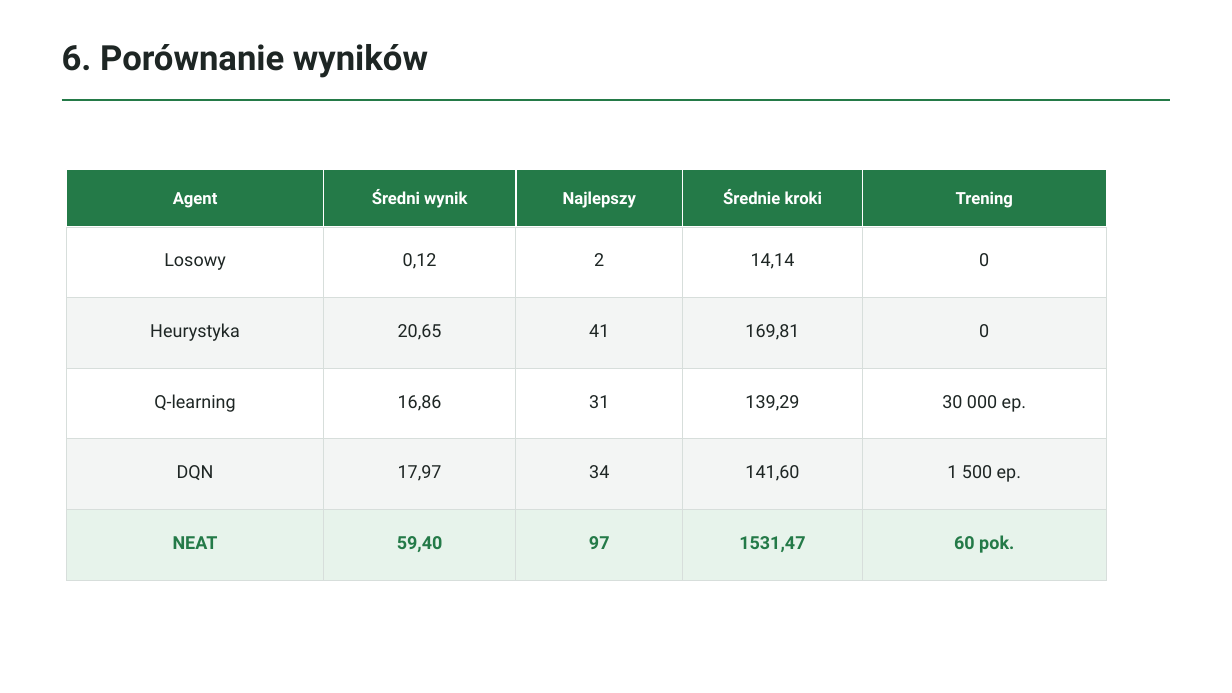
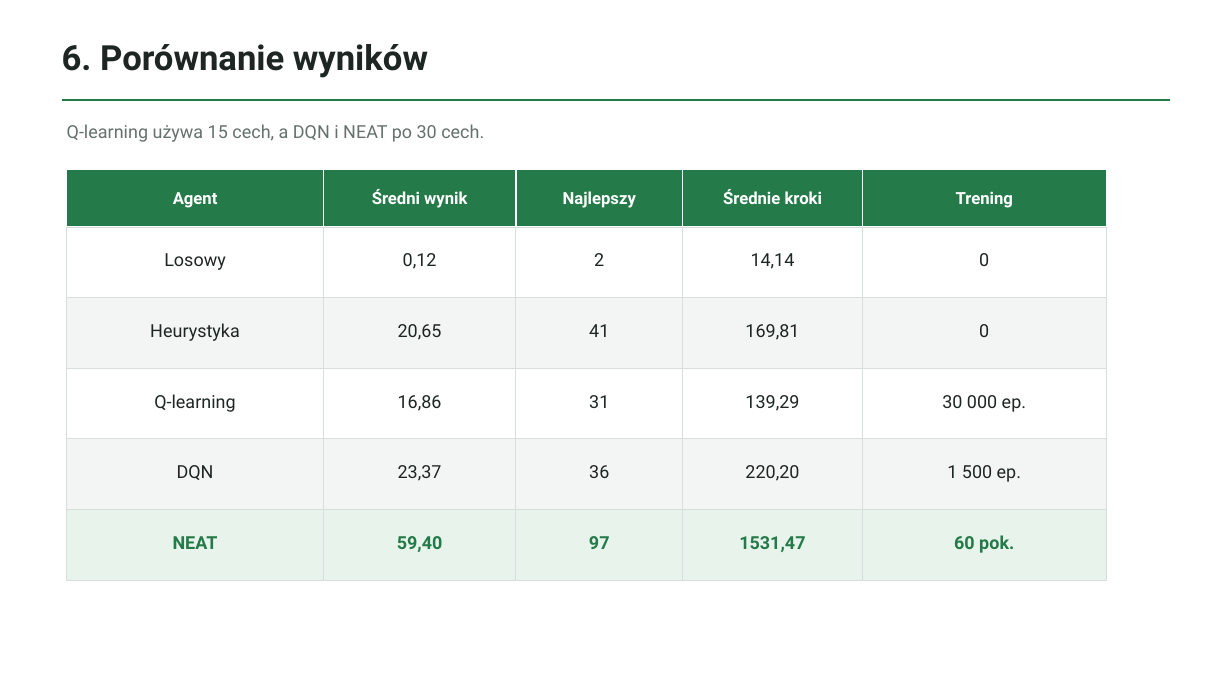
Before and after one commit to MaciekAza/snake-rl, a slide deck: slide 7 of prezentacja.pptx. Drawn at 1232x693 pixels with LibreOffice and Linux fonts; fonts in the diff are those of the drawing. Boxes give left, top, right and bottom in pixels: in the first picture for what was removed or moved away, otherwise in the second. Text is boxed around its words. In the diff, an @@ line names an element or a change of style, - is before the commit and + after.

```diff
--- a/prezentacja.pptx
+++ b/prezentacja.pptx
@@ text added at bbox=[67, 124, 484, 142], 14 pt, text #65716D @@
+Q-learning używa 15 cech, a DQN i NEAT po 30 cech.
@@ text at bbox=[398, 465, 442, 481]: text changed @@
-17,97
+23,37
@@ text at bbox=[589, 465, 609, 478]: text changed @@
-34
+36
@@ text at bbox=[745, 465, 799, 481]: text changed @@
-141,60
+220,20
```
Also in this commit, not shown: 4 other slides changed, 15 other files.
